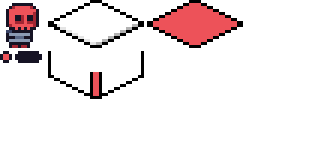
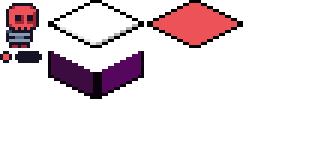
Before/after of a 321x144 layered artwork. What changed in the layer stack:
painted on "Layer 3" over (48, 51, 144, 99)
